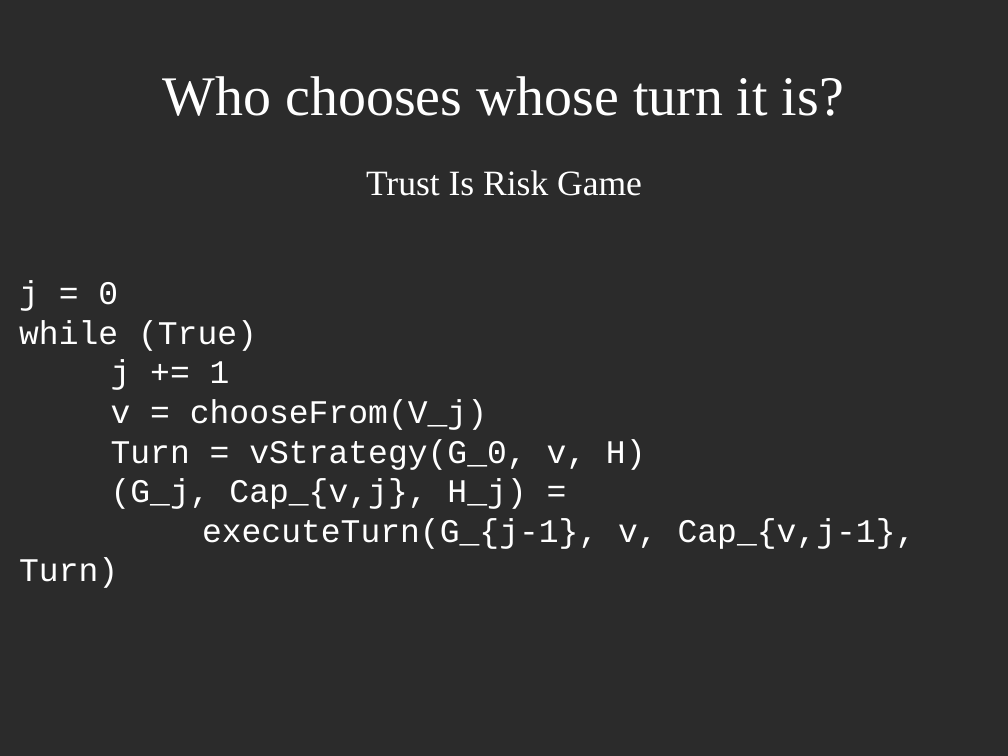
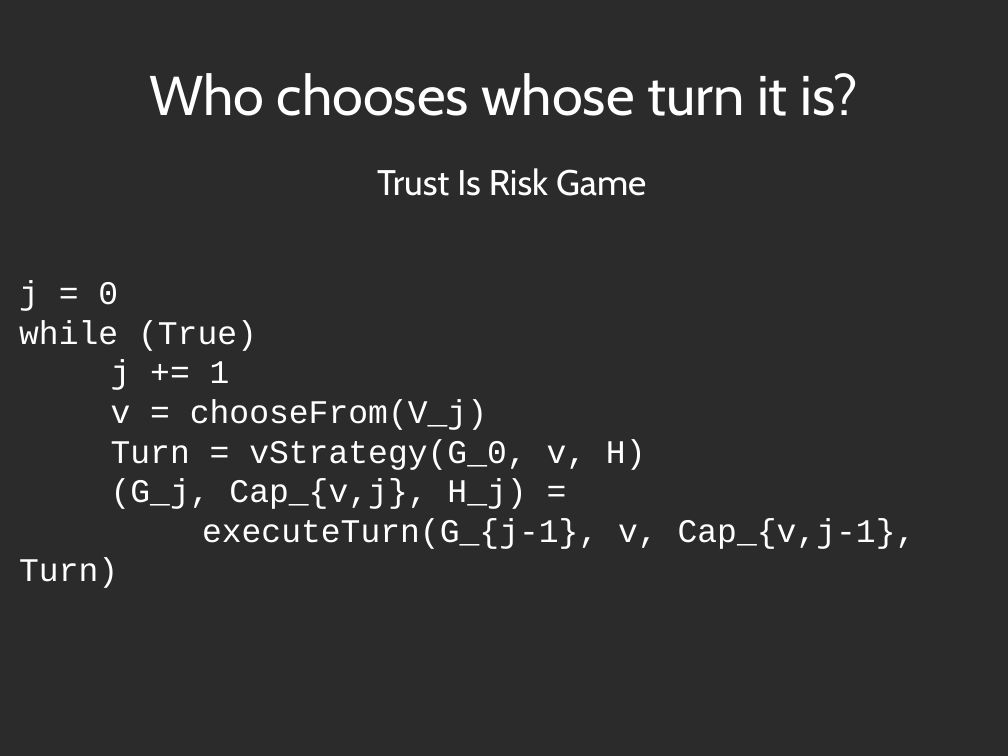
Before and after one commit to decrypto-org/TrustIsRisk, a slide deck: slide 8 of presentations/AtheCrypt10-1-2017/AtheCrypt10-1-2017.odp. Drawn at 1008x756 pixels with LibreOffice and Linux fonts; fonts in the diff are those of the drawing; background and template pictures are left out; a plain dark background stands for a picture behind light text. Boxes give left, top, right and bottom in pixels: in the first picture for what was removed or moved away, otherwise in the second. Text is boxed around its words. In the diff, an @@ line names an element or a change of style, - is before the commit and + after.

```diff
--- a/presentations/AtheCrypt10-1-2017/AtheCrypt10-1-2017.odp
+++ b/presentations/AtheCrypt10-1-2017/AtheCrypt10-1-2017.odp
@@ title "Who chooses whose turn it ..." at [149, 73, 858, 116]: font Times New Roman to Cabin @@
@@ text "Trust Is Risk Game" at [377, 168, 646, 196]: font Times New Roman to Cabin @@
```
Also in this commit, not shown: 19 other slides changed, 1 other file.
